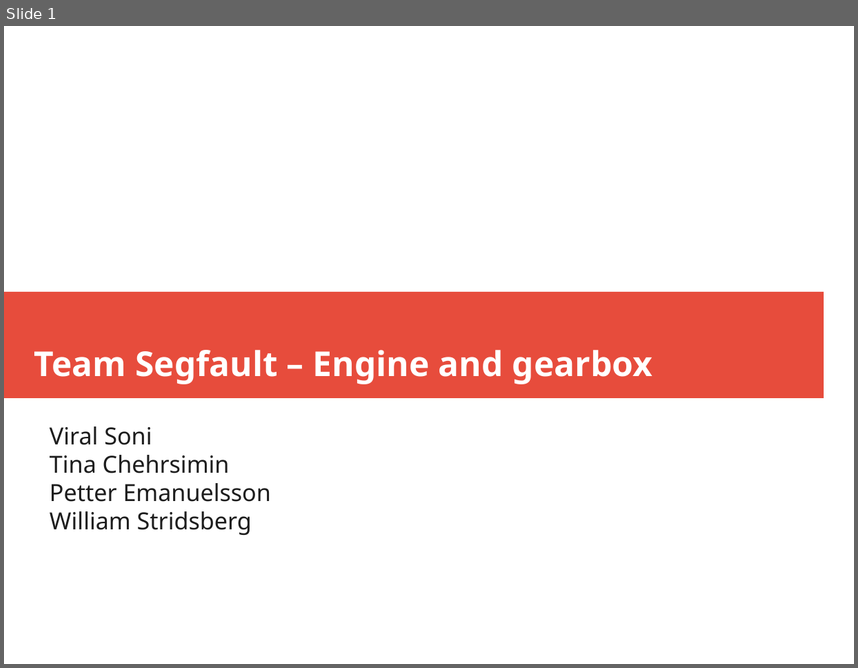
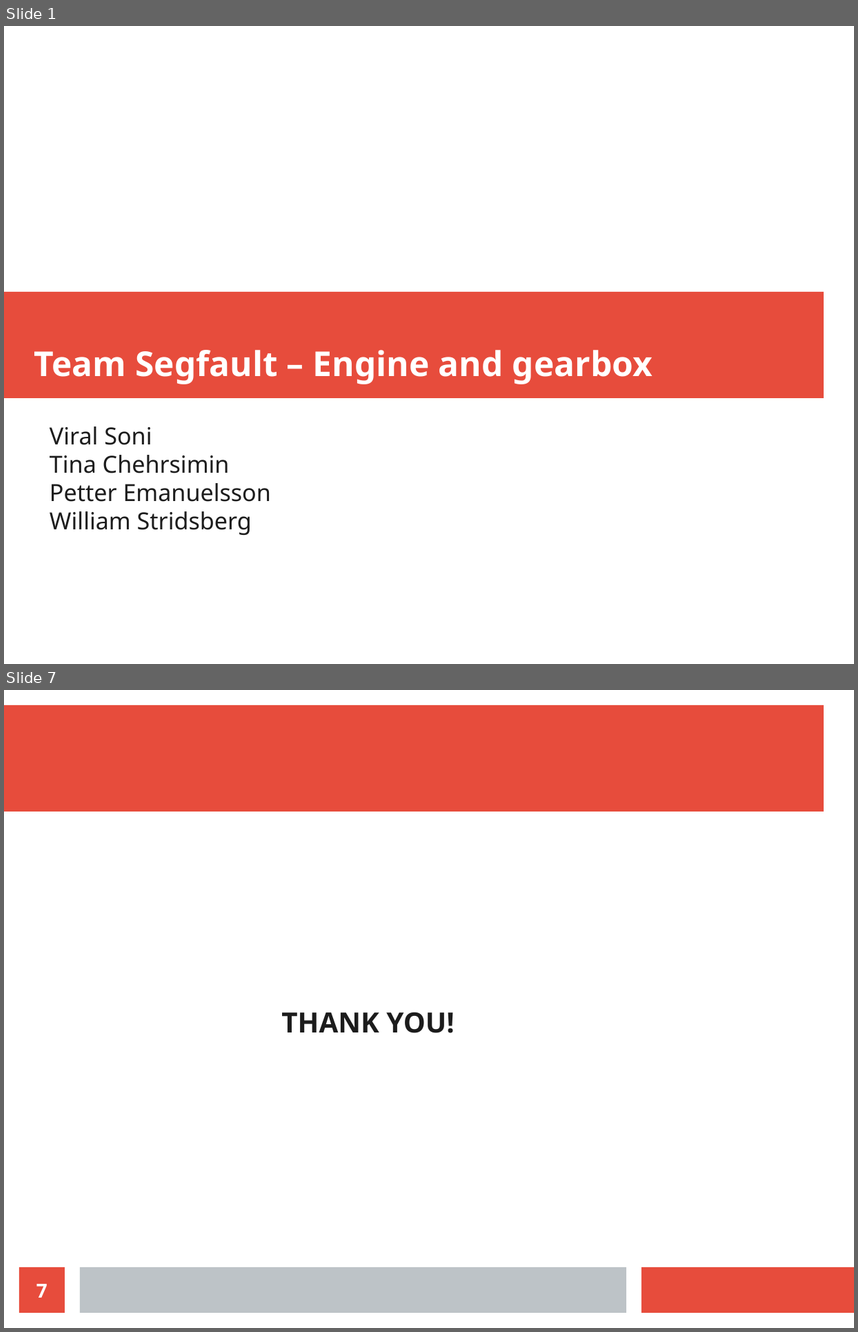
Before and after one commit to pepema/EGsim, a slide deck: Demo presentation.odp. Shown one above the other, each under a label of ours: slide 1 before the commit, slides 1 and 7 after it; the slides between them are not shown. The pictures are 858x668 and 858x1332 pixels, drawn with LibreOffice and Linux fonts; fonts in the diff are those of the drawing. Boxes give left, top, right and bottom in pixels: in the first picture for what was removed or moved away, otherwise in the second. Text is boxed around its words. In the diff, an @@ line names an element or a change of style, - is before the commit and + after.

```diff
--- a/Demo presentation.odp
+++ b/Demo presentation.odp
@@ slide 7 added at (x1=4, y1=690, x2=854, y2=1328), background #FFFFFF @@
@@ rectangle added at (x1=4, y1=705, x2=824, y2=812), fill #E74C3C @@
@@ text added at (x1=281, y1=1012, x2=455, y2=1033), 26 pt, text #1C1C1C, bold @@
+THANK YOU!
@@ page number added at (x1=19, y1=1267, x2=65, y2=1312), fill #E74C3C, 18 pt, text #FFFFFF, bold @@
+7
@@ rectangle added at (x1=80, y1=1267, x2=626, y2=1312), fill #BDC3C7 @@
@@ rectangle added at (x1=642, y1=1267, x2=854, y2=1312), fill #E74C3C @@
```
Also in this commit, not shown: 4 slides changed, 1 other slide added, 1 slide removed.
